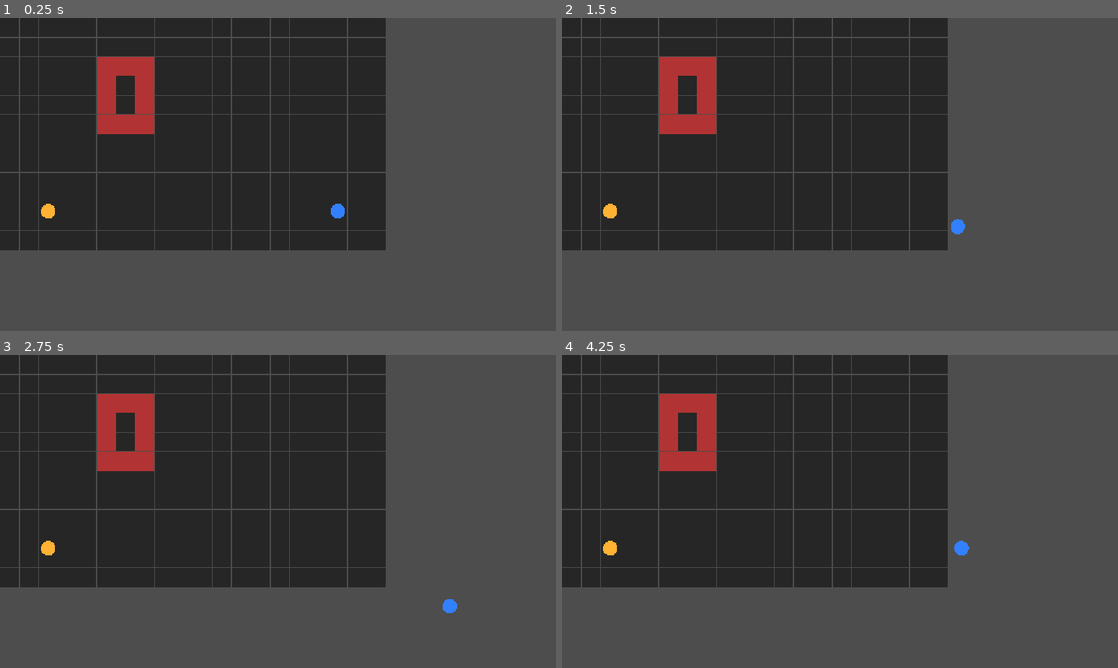
Above: before the commit, frames 1-4 (two rows, left to right).
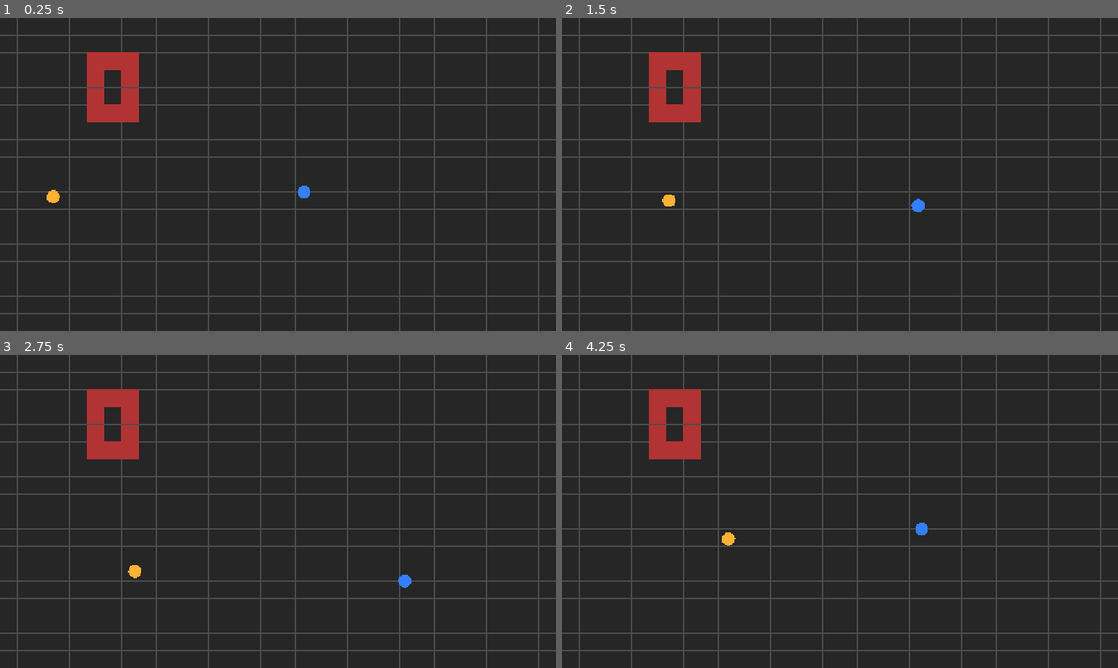
Above: after the commit, the same moments.

Repository: zarrainee-arch/The-Ripper
Game: Godot game, scene res://main.tscn
Two runs of this game, one before a commit and one after it. Both use one fixed random seed, a clock stepped at 60 frames per second and the inputs below.
Inputs:
- Up to frame 1 (0.25 s): no input
- Up to frame 2 (1.5 s): hold D 0.53-1.28 s; hold S from 1.28 s (still down)
- Up to frame 3 (2.75 s): release S at 2.03 s; hold D from 2.03 s (still down)
- Up to frame 4 (4.25 s): release D at 2.78 s; hold W 2.78-3.53 s; hold A from 3.53 s (still down)

The runs differ from the first frame. In frame 1, 53% of the frame differs, in the area x 0-100%, y 0-100%; in frame 2, 53%; in frame 3, 53%; in frame 4, 53%.

Commit message:
Implement UCS pathfinding and NPC chase

Diff:
--- a/project.godot
+++ b/project.godot
@@ -17,6 +17,8 @@
 
 [display]
 
+window/size/viewport_width=1280
+window/size/viewport_height=720
 window/stretch/mode="canvas_items"
 window/stretch/aspect="expand"
 
--- a/scripts/grid.gd
+++ b/scripts/grid.gd
@@ -1,8 +1,10 @@
 extends Node2D
 
+
 const CELL_SIZE = 40
-const GRID_WIDTH = 20
-const GRID_HEIGHT = 12
+const GRID_WIDTH = 32
+const GRID_HEIGHT = 18
+
 
 var obstacles = [
 	Vector2i(5, 2),
@@ -17,32 +19,98 @@
 	Vector2i(7, 5)
 ]
 
+
 func _ready():
 	queue_redraw()
+
+
+# Mengecek apakah cell masih berada di dalam grid
+func is_inside_grid(cell: Vector2i) -> bool:
+	return (
+		cell.x >= 0
+		and cell.x < GRID_WIDTH
+		and cell.y >= 0
+		and cell.y < GRID_HEIGHT
+	)
+
+
+# Mengecek apakah cell bisa dilewati
+func is_walkable(cell: Vector2i) -> bool:
+	return is_inside_grid(cell) and cell not in obstacles
+
+
+# Mendapatkan tetangga yang bisa dilewati
+func get_neighbors(cell: Vector2i) -> Array[Vector2i]:
+	var neighbors: Array[Vector2i] = []
+
+	var directions = [
+		Vector2i(0, -1),  # Up
+		Vector2i(0, 1),   # Down
+		Vector2i(-1, 0),  # Left
+		Vector2i(1, 0)    # Right
+	]
+
+	for direction in directions:
+		var neighbor = cell + direction
+
+		if is_walkable(neighbor):
+			neighbors.append(neighbor)
+
+	return neighbors
+
+
+# Mengubah koordinat grid menjadi posisi pixel
+func cell_to_world(cell: Vector2i) -> Vector2:
+	return Vector2(
+		cell.x * CELL_SIZE + CELL_SIZE / 2,
+		cell.y * CELL_SIZE + CELL_SIZE / 2
+	)
+
+
+# Mengubah posisi pixel menjadi koordinat grid
+func world_to_cell(world_position: Vector2) -> Vector2i:
+	return Vector2i(
+		floor(world_position.x / CELL_SIZE),
+		floor(world_position.y / CELL_SIZE)
+	)
+
 
 func _draw():
 	for y in range(GRID_HEIGHT):
 		for x in range(GRID_WIDTH):
 			var cell = Vector2i(x, y)
-			var position = Vector2(x * CELL_SIZE, y * CELL_SIZE)
 
-			# Gambar background cell
+			var cell_position = Vector2(
+				x * CELL_SIZE,
+				y * CELL_SIZE
+			)
+
+			# Background cell
 			draw_rect(
-				Rect2(position, Vector2(CELL_SIZE, CELL_SIZE)),
+				Rect2(
+					cell_position,
+					Vector2(CELL_SIZE, CELL_SIZE)
+				),
 				Color(0.15, 0.15, 0.15)
 			)
 
-			# Gambar garis grid
+			# Garis grid
 			draw_rect(
-				Rect2(position, Vector2(CELL_SIZE, CELL_SIZE)),
+				Rect2(
+					cell_position,
+					Vector2(CELL_SIZE, CELL_SIZE)
+				),
 				Color(0.3, 0.3, 0.3),
 				false,
 				1.0
 			)
 
-			# Jika cell adalah obstacle
+			# Obstacle
 			if cell in obstacles:
 				draw_rect(
-					Rect2(position, Vector2(CELL_SIZE, CELL_SIZE)),
+					Rect2(
+						cell_position,
+						Vector2(CELL_SIZE, CELL_SIZE)
+					),
 					Color(0.7, 0.2, 0.2)
 				)
--- a/scripts/npc.gd
+++ b/scripts/npc.gd
@@ -1,15 +1,83 @@
 extends CharacterBody2D
 
+
+const UCS = preload("res://scripts/ucs.gd")
+
 const SPEED = 100.0
+const REPLAN_INTERVAL = 0.3
+
+var grid
+var player
+var ucs
+
+var current_path: Array[Vector2i] = []
+var path_index = 0
+var replan_timer = 0.0
+
 
 func _ready():
 	position = Vector2(100, 400)
+
+	grid = get_parent().get_node("Grid")
+	player = get_parent().get_node("Player")
+
+	ucs = UCS.new(grid)
+
 	queue_redraw()
 
-func _physics_process(_delta):
-	# Untuk sementara NPC belum menggunakan AI.
-	# Nanti bagian ini akan digantikan oleh UCS / A*.
-	pass
+
+func _physics_process(delta):
+	replan_timer -= delta
+
+	# Hitung ulang path setiap 0.3 detik
+	if replan_timer <= 0.0:
+		replan_timer = REPLAN_INTERVAL
+		update_path()
+
+	follow_path()
+
+
+func update_path():
+	var start = grid.world_to_cell(position)
+	var goal = grid.world_to_cell(player.position)
+
+	if not grid.is_walkable(start):
+		return
+
+	if not grid.is_walkable(goal):
+		return
+
+	var result = ucs.find_path(start, goal)
+
+	current_path = result["path"]
+	path_index = 0
+
+
+func follow_path():
+	if current_path.is_empty():
+		velocity = Vector2.ZERO
+		return
+
+	# Lewati node pertama kalau itu posisi Jack sendiri
+	if path_index == 0:
+		path_index = 1
+
+	if path_index >= current_path.size():
+		velocity = Vector2.ZERO
+		return
+
+	var target_cell = current_path[path_index]
+	var target_position = grid.cell_to_world(target_cell)
+
+	var direction = global_position.direction_to(target_position)
+
+	velocity = direction * SPEED
+	move_and_slide()
+
+	# Kalau sudah dekat dengan target cell, lanjut ke cell berikutnya
+	if global_position.distance_to(target_position) < 5.0:
+		path_index += 1
+
 
 func _draw():
 	draw_circle(Vector2.ZERO, 15.0, Color(1.0, 0.7, 0.2))
--- a/scripts/ucs.gd
+++ b/scripts/ucs.gd
@@ -0,0 +1,98 @@
+extends RefCounted
+
+
+class QueueEntry:
+	var node: Vector2i
+	var cost: int
+
+	func _init(node_position: Vector2i, node_cost: int):
+		node = node_position
+		cost = node_cost
+
+
+var grid
+var frontier: Array[QueueEntry] = []
+var cost_so_far: Dictionary = {}
+var came_from: Dictionary = {}
+
+
+func _init(grid_reference):
+	grid = grid_reference
+
+
+func push_frontier(node: Vector2i, cost: int):
+	frontier.append(QueueEntry.new(node, cost))
+
+
+func pop_lowest_cost() -> QueueEntry:
+	if frontier.is_empty():
+		return null
+
+	var lowest_index = 0
+
+	for i in range(1, frontier.size()):
+		if frontier[i].cost < frontier[lowest_index].cost:
+			lowest_index = i
+
+	return frontier.pop_at(lowest_index)
+
+
+func find_path(start: Vector2i, goal: Vector2i) -> Dictionary:
+	frontier.clear()
+	cost_so_far.clear()
+	came_from.clear()
+
+	var expanded_nodes: Array[Vector2i] = []
+
+	push_frontier(start, 0)
+
+	cost_so_far[start] = 0
+	came_from[start] = start
+
+	while not frontier.is_empty():
+		var current_entry = pop_lowest_cost()
+		var current = current_entry.node
+
+		expanded_nodes.append(current)
+
+		if current == goal:
+			break
+
+		for neighbor in grid.get_neighbors(current):
+			var new_cost = cost_so_far[current] + 1
+
+			if not cost_so_far.has(neighbor) or new_cost < cost_so_far[neighbor]:
+				cost_so_far[neighbor] = new_cost
+				came_from[neighbor] = current
+				push_frontier(neighbor, new_cost)
+
+	var path = reconstruct_path(start, goal)
+
+	var path_cost = 0
+
+	if cost_so_far.has(goal):
+		path_cost = cost_so_far[goal]
+
+	return {
+		"path": path,
+		"cost": path_cost,
+		"expanded_nodes": expanded_nodes
+	}
+
+
+func reconstruct_path(start: Vector2i, goal: Vector2i) -> Array[Vector2i]:
+	var path: Array[Vector2i] = []
+
+	if not came_from.has(goal):
+		return path
+
+	var current = goal
+
+	while current != start:
+		path.append(current)
+		current = came_from[current]
+
+	path.append(start)
+	path.reverse()
+
+	return path
